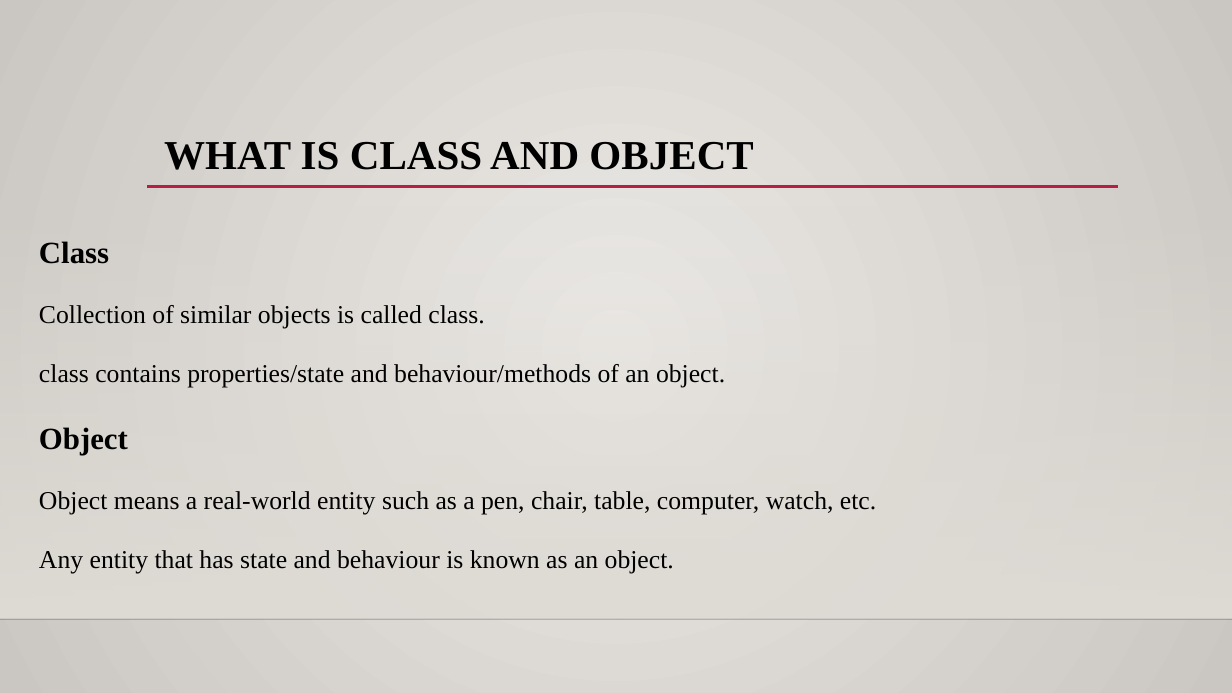
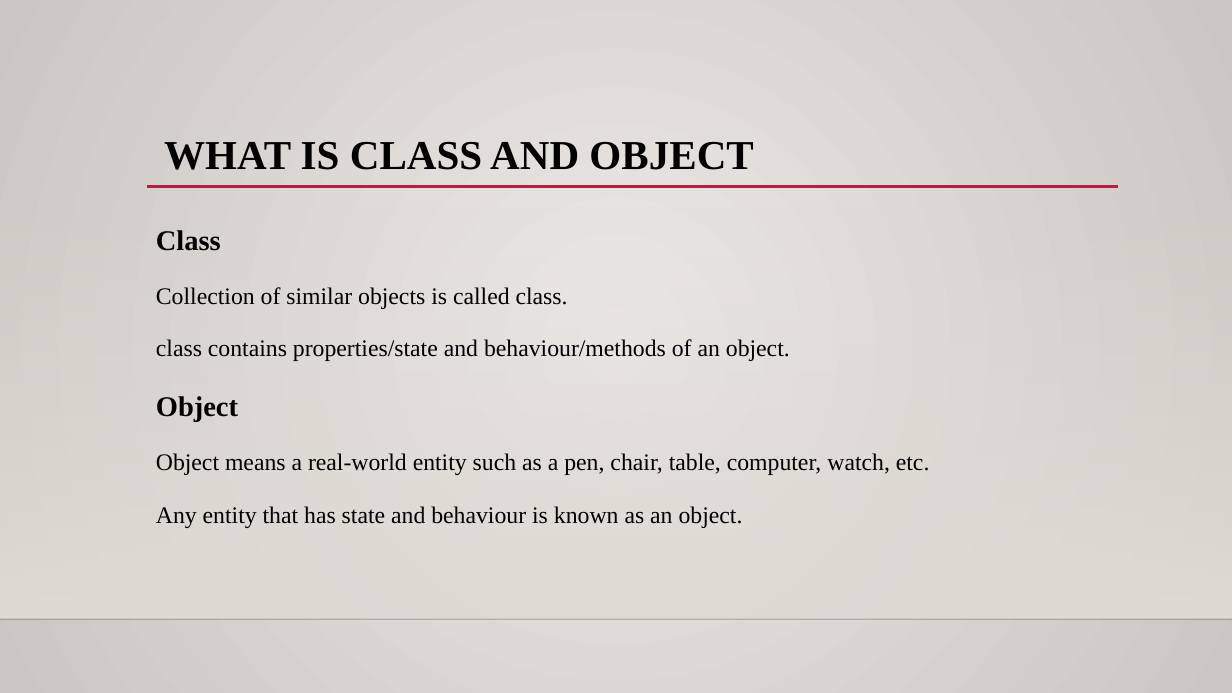
Before and after one commit to 1234Pavankalyan/java-logical-programming, a slide deck: slide 4 of Assignment on oops.pptx. Drawn at 1232x693 pixels with LibreOffice and Linux fonts; fonts in the diff are those of the drawing; background and template pictures are left out. Boxes give left, top, right and bottom in pixels: in the first picture for what was removed or moved away, otherwise in the second. Text is boxed around its words. In the diff, an @@ line names an element or a change of style, - is before the commit and + after.

```diff
--- a/Assignment on oops.pptx
+++ b/Assignment on oops.pptx
@@ text "Class": place and size @@
-text "Class" at <box>39,241,876,574</box>
+text "Class" at <box>156,230,930,528</box>
@@ text "Class" at <box>156,230,930,528</box>: size 24 to 22.2 pt in "Class", "Object"; size 20 to 18.5 pt; line spacing 1.5 to 1.4 @@
```
Also in this commit, not shown: 5 other slides changed, 3 slides removed.
